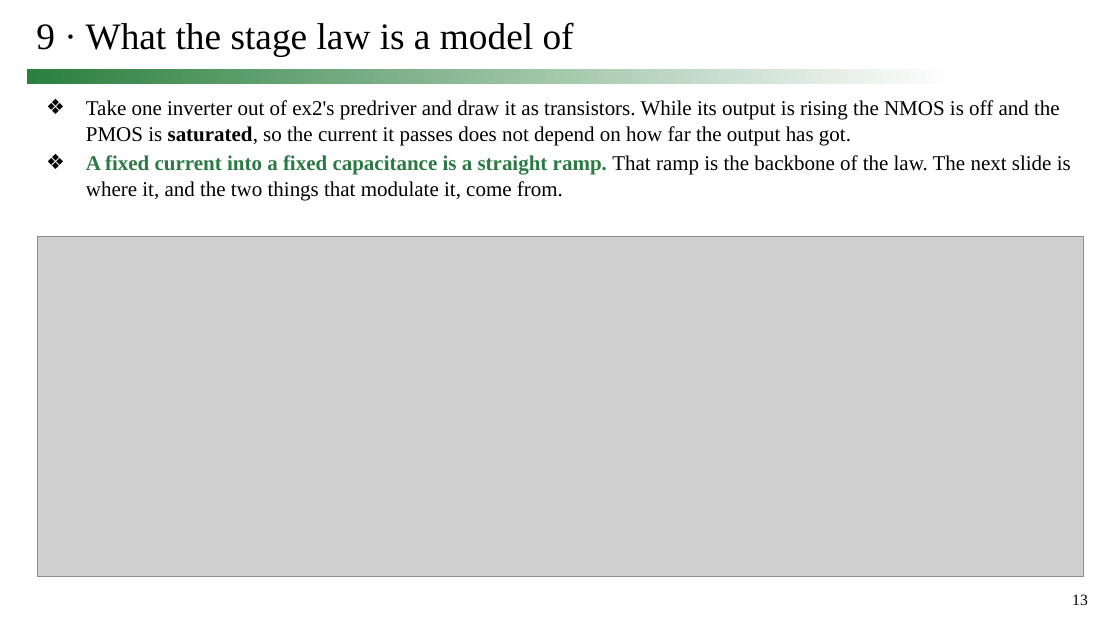
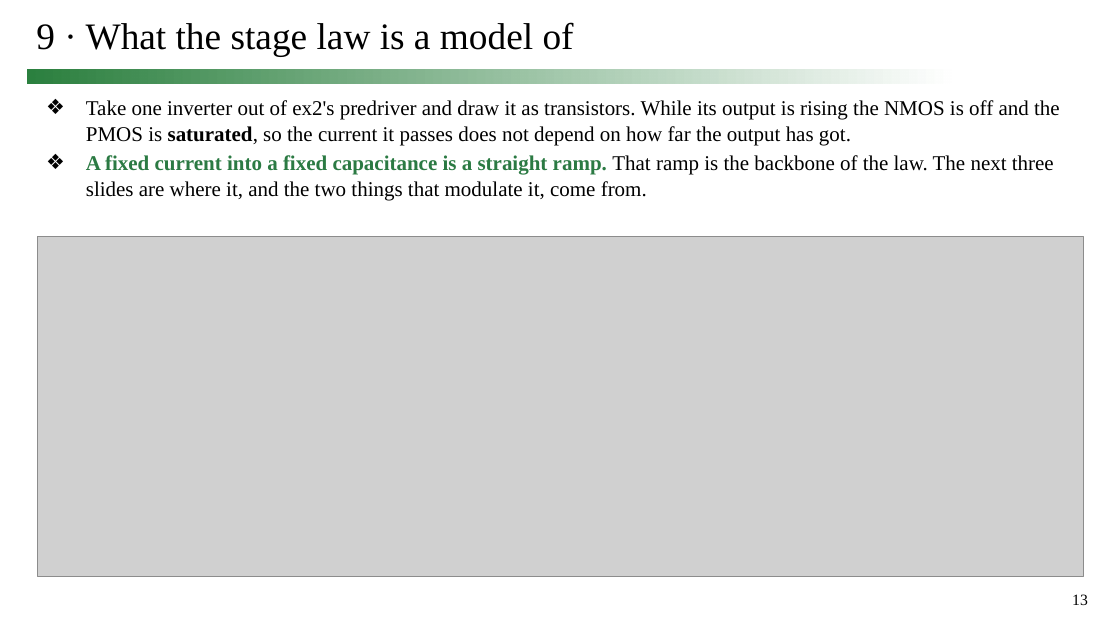
Before and after one commit to simon9721/ibis_comparison, a slide deck: slide 13 of results/meeting_deck_2026-09-24/0924_track1_story.pptx. Drawn at 1120x630 pixels with LibreOffice and Linux fonts; fonts in the diff are those of the drawing; grey boxes stand for pictures. Boxes give left, top, right and bottom in pixels: in the first picture for what was removed or moved away, otherwise in the second. Text is boxed around its words. In the diff, an @@ line names an element or a change of style, - is before the commit and + after.

```diff
--- a/results/meeting_deck_2026-09-24/0924_track1_story.pptx
+++ b/results/meeting_deck_2026-09-24/0924_track1_story.pptx
@@ text at (x1=86, y1=155, x2=1054, y2=200): text changed @@
-❖ A fixed current into a fixed capacitance is a straight ramp. That ramp is the backbone of the law. The next slide is where it, and the two things that modulate it, come from.
+❖ A fixed current into a fixed capacitance is a straight ramp. That ramp is the backbone of the law. The next three slides are where it, and the two things that modulate it, come from.
```
Also in this commit, not shown: 13 other slides changed, 1 slide added, 5 other files.
